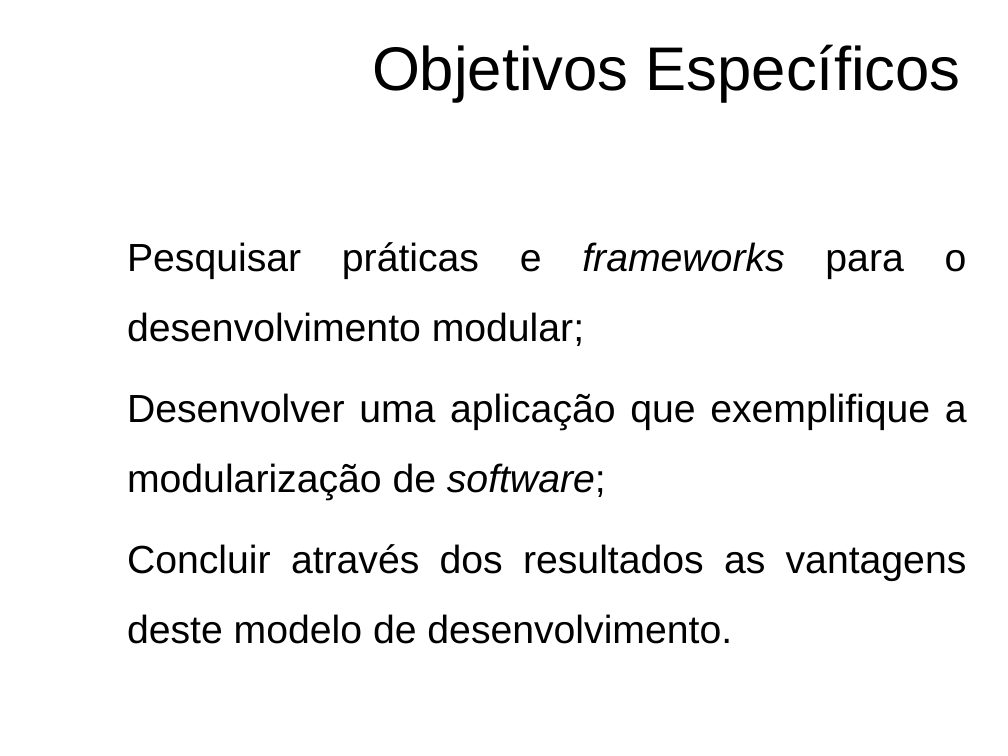
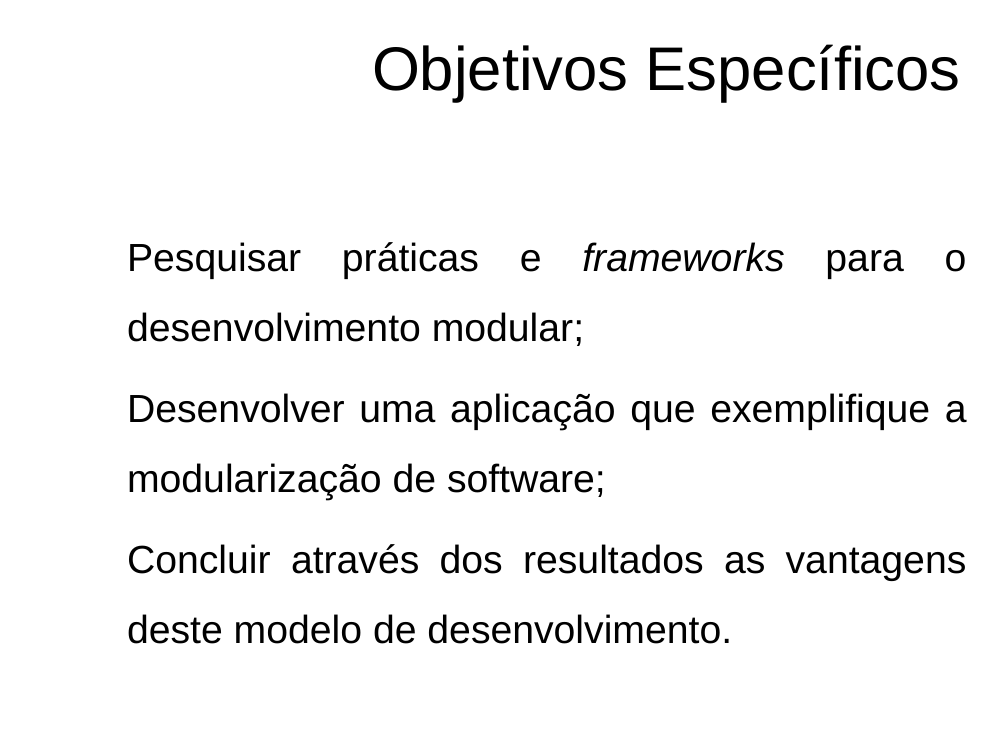
Before and after one commit to feliperodriguesprado/tcc_repository, a slide deck: slide 3 of documents/life_cycle/banca_final/banca_final_slides.odp. Drawn at 1008x756 pixels with LibreOffice and Linux fonts; fonts in the diff are those of the drawing; background and template pictures are left out. Boxes give left, top, right and bottom in pixels: in the first picture for what was removed or moved away, otherwise in the second. Text is boxed around its words. In the diff, an @@ line names an element or a change of style, - is before the commit and + after.

```diff
--- a/documents/life_cycle/banca_final/banca_final_slides.odp
+++ b/documents/life_cycle/banca_final/banca_final_slides.odp
@@ text at box(127, 393, 967, 500): italic off in "software;" @@
```
Also in this commit, not shown: 4 other slides changed, 1 slide added, 1 slide removed.
